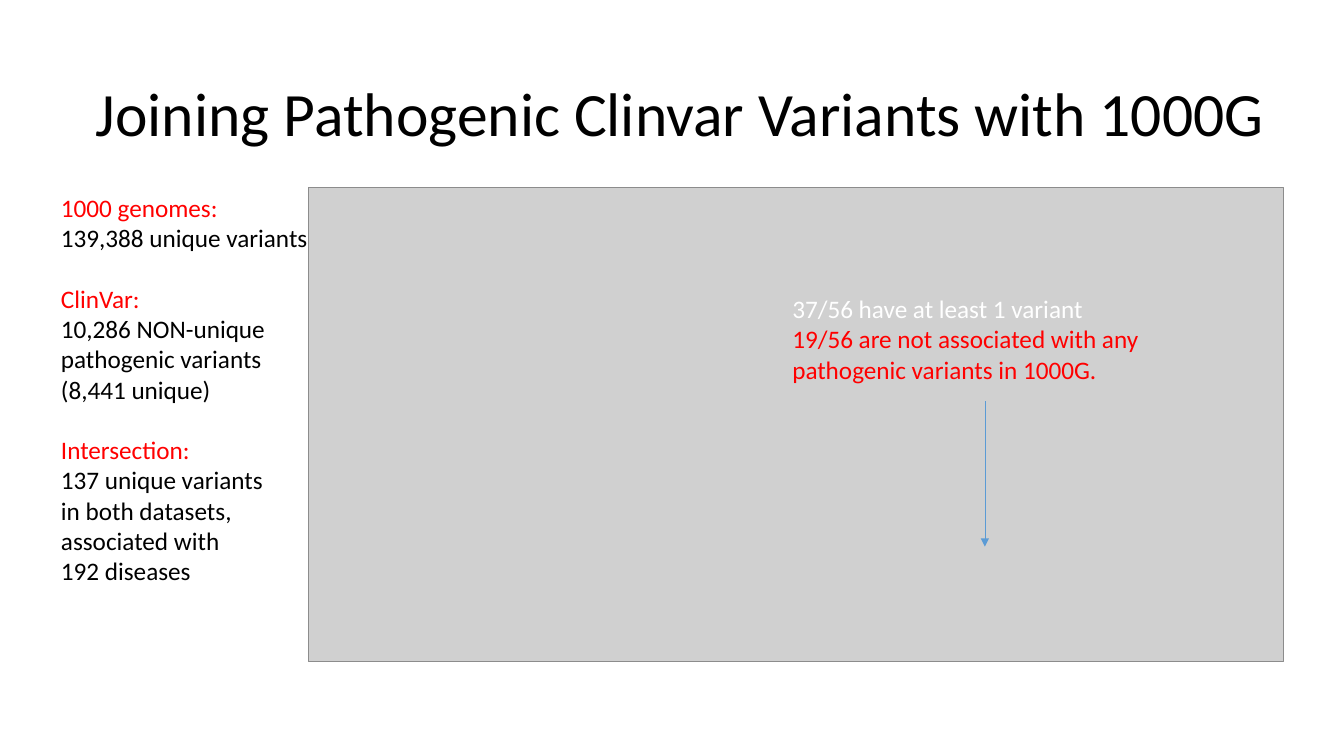
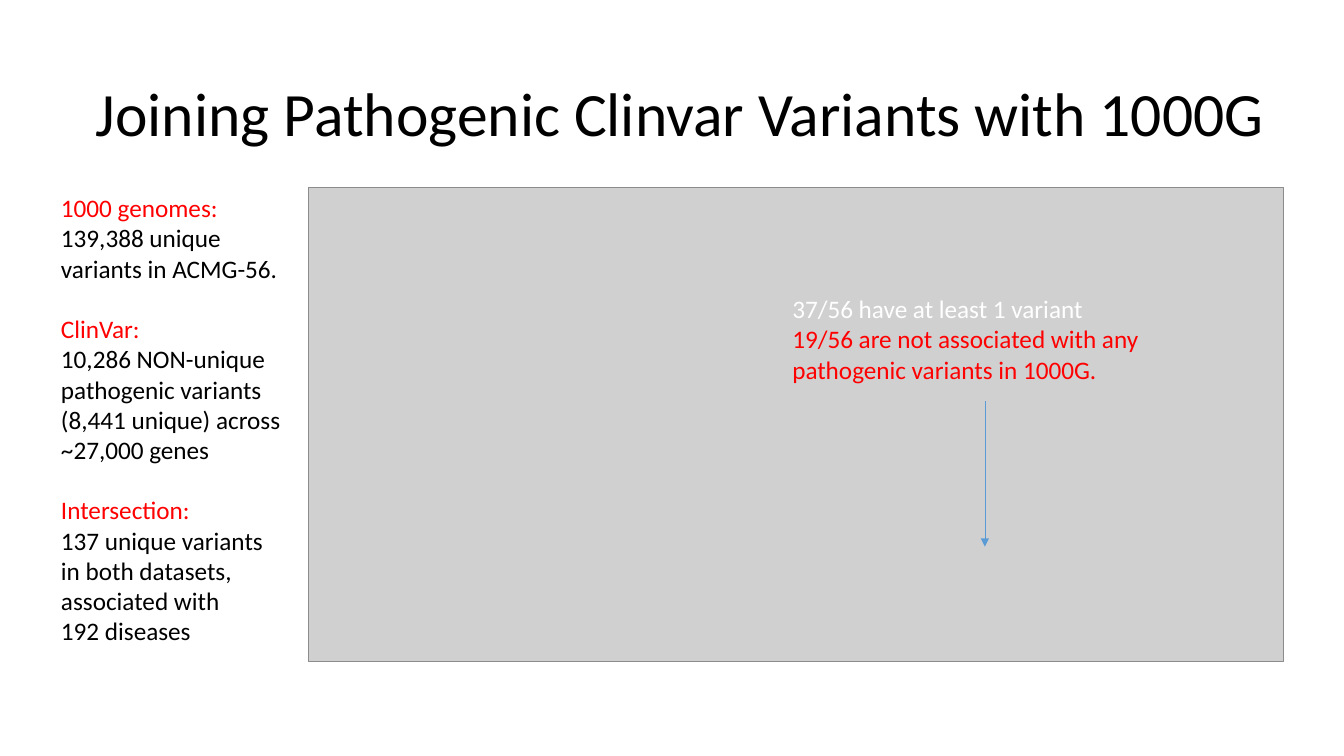
Before and after one commit to dfan/HST-2016, a slide deck: slide 13 of week_6/For_Zak.pptx (slide 14 before the commit). Drawn at 1344x756 pixels with LibreOffice and Linux fonts; fonts in the diff are those of the drawing; grey boxes stand for pictures. Boxes give left, top, right and bottom in pixels: in the first picture for what was removed or moved away, otherwise in the second. Text is boxed around its words. In the diff, an @@ line names an element or a change of style, - is before the commit and + after.

```diff
--- a/week_6/For_Zak.pptx
+++ b/week_6/For_Zak.pptx
@@ text at (61,200,280,464): text changed @@
-1000 genomes:
-139,388 unique variants
-ClinVar:
-10,286 NON-unique pathogenic variants
-(8,441 unique)
+1000 genomes:
+139,388 unique variants in ACMG-56.
+ClinVar:
+10,286 NON-unique pathogenic variants
+(8,441 unique) across ~27,000 genes
```
Also in this commit, not shown: 16 other slides changed, 2 slides added, 2 slides removed, 20 other files.
